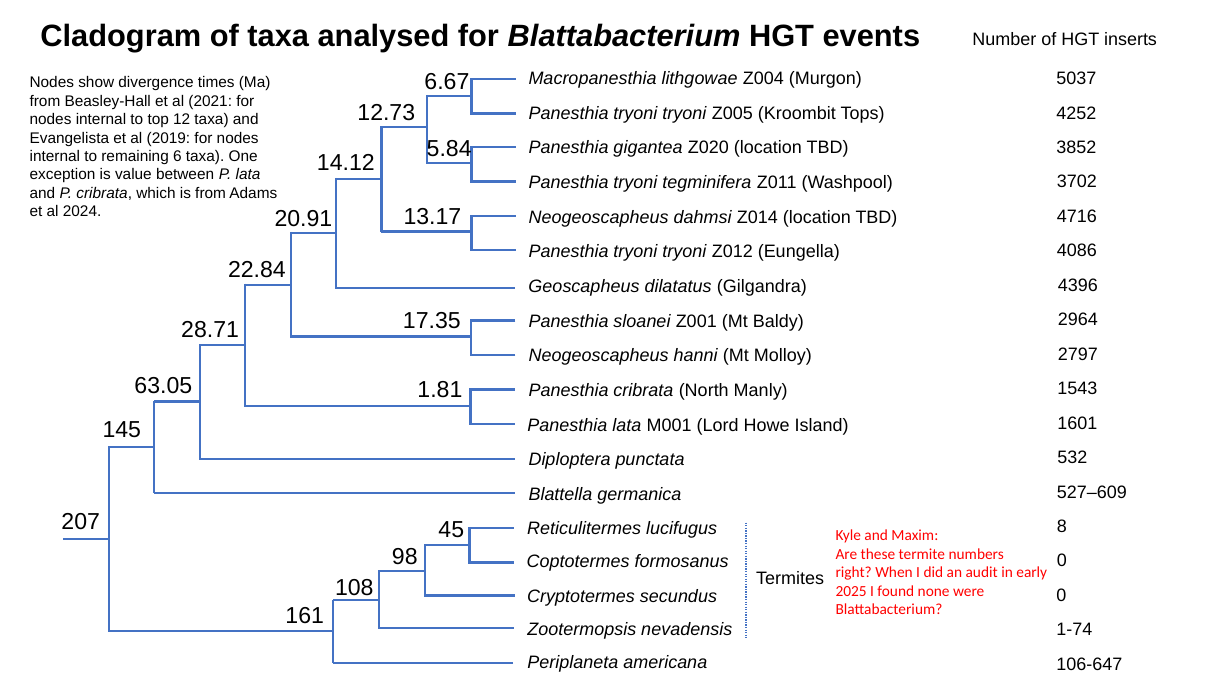
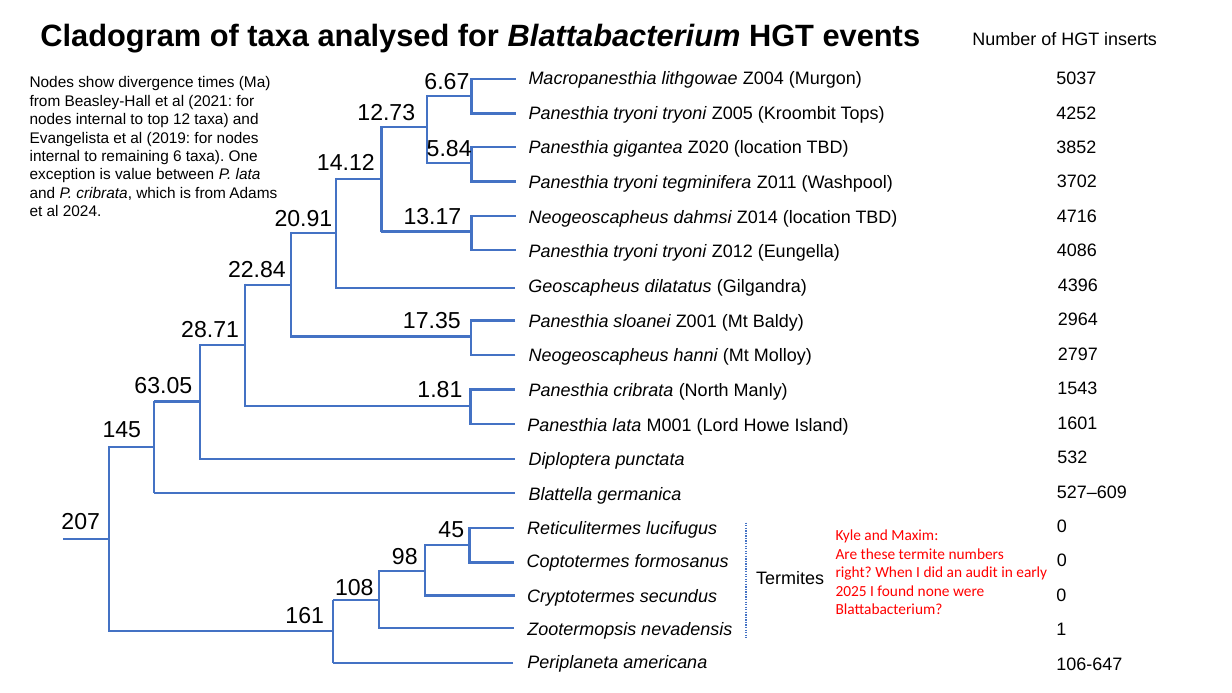
Before and after one commit to MEEP-projects/HGT_pipeline, a slide deck: slide 1 of manuscript/Figures/Blattabacterium HGT_figures-working.pptx. Drawn at 1232x693 pixels with LibreOffice and Linux fonts; fonts in the diff are those of the drawing. Boxes give left, top, right and bottom in pixels: in the first picture for what was removed or moved away, otherwise in the second. Text is boxed around its words. In the diff, an @@ line names an element or a change of style, - is before the commit and + after.

```diff
--- a/manuscript/Figures/Blattabacterium HGT_figures-working.pptx
+++ b/manuscript/Figures/Blattabacterium HGT_figures-working.pptx
@@ text at bbox=[1057, 519, 1067, 532]: text changed @@
-8
+0
@@ text at bbox=[1056, 622, 1066, 635]: text changed @@
-1-74
+1
```
Also in this commit, not shown: 2 slides added, 3 other files.
